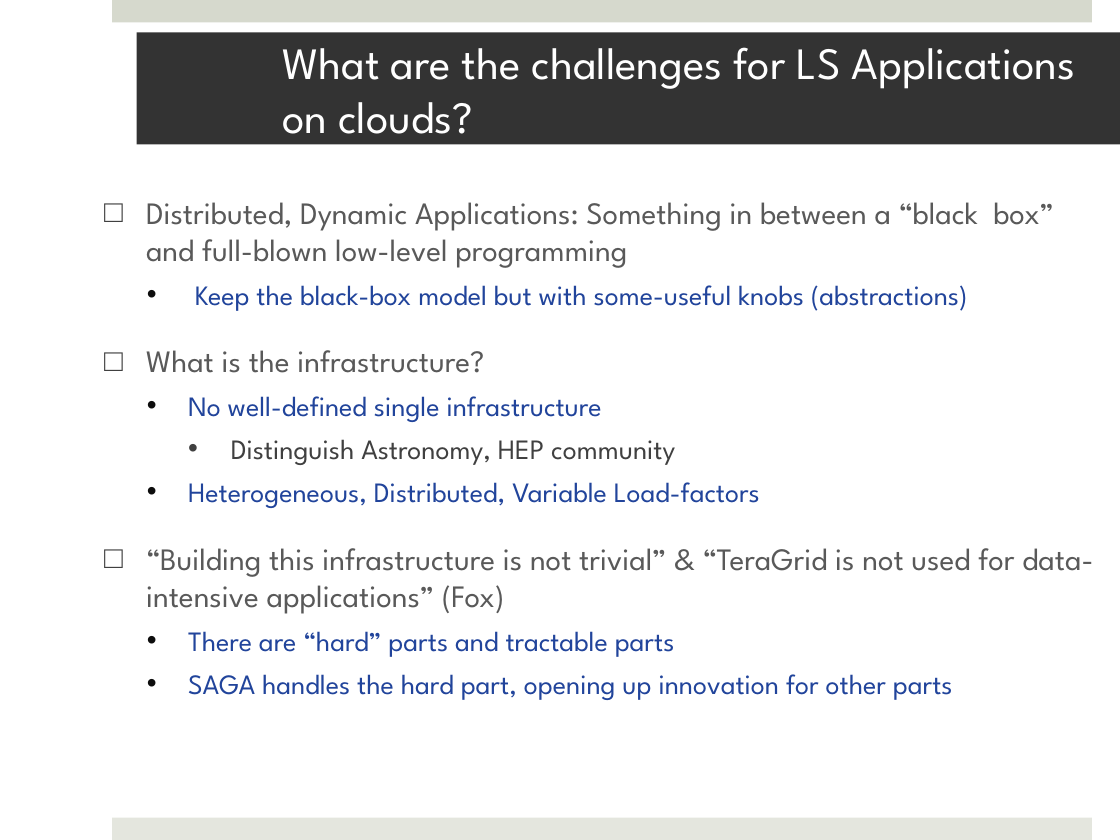
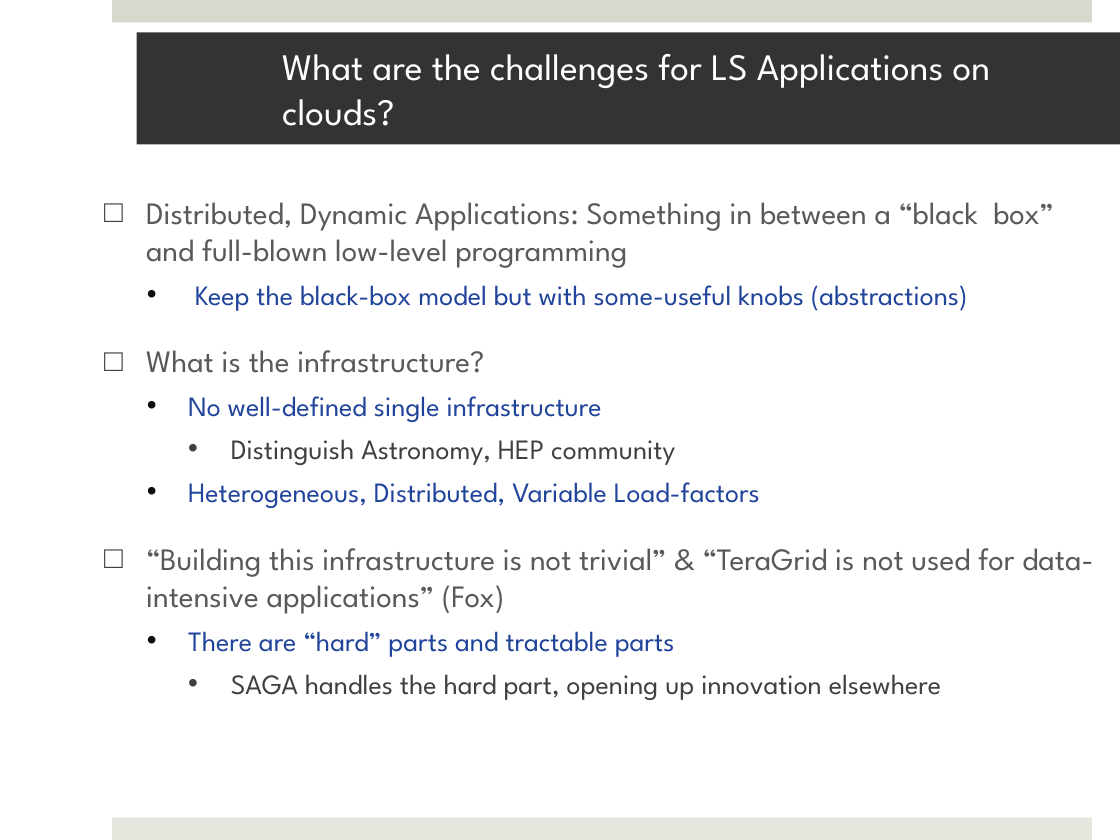
Before and after one commit to saga-project/saga-cpp-legacy-projects, a slide deck: slide 13 of saga-talks/abstractions_for_ls-microsoft.pptx (slide 12 before the commit). Drawn at 1120x840 pixels with LibreOffice and Linux fonts; fonts in the diff are those of the drawing; background and template pictures are left out. Boxes give left, top, right and bottom in pixels: in the first picture for what was removed or moved away, otherwise in the second. Text is boxed around its words. In the diff, an @@ line names an element or a change of style, - is before the commit and + after.

```diff
--- a/saga-talks/abstractions_for_ls-microsoft.pptx
+++ b/saga-talks/abstractions_for_ls-microsoft.pptx
@@ title "What are the challenges for ..." at bbox=[137, 32, 1120, 144]: size 28.8 to 24 pt @@
@@ text at bbox=[231, 674, 941, 700]: text changed; text colour #21449B to #404040 @@
-  • SAGA handles the hard part, opening up innovation for other parts
+    • SAGA handles the hard part, opening up innovation elsewhere
```
Also in this commit, not shown: 13 other slides changed, 3 slides added, 6 slides removed.
